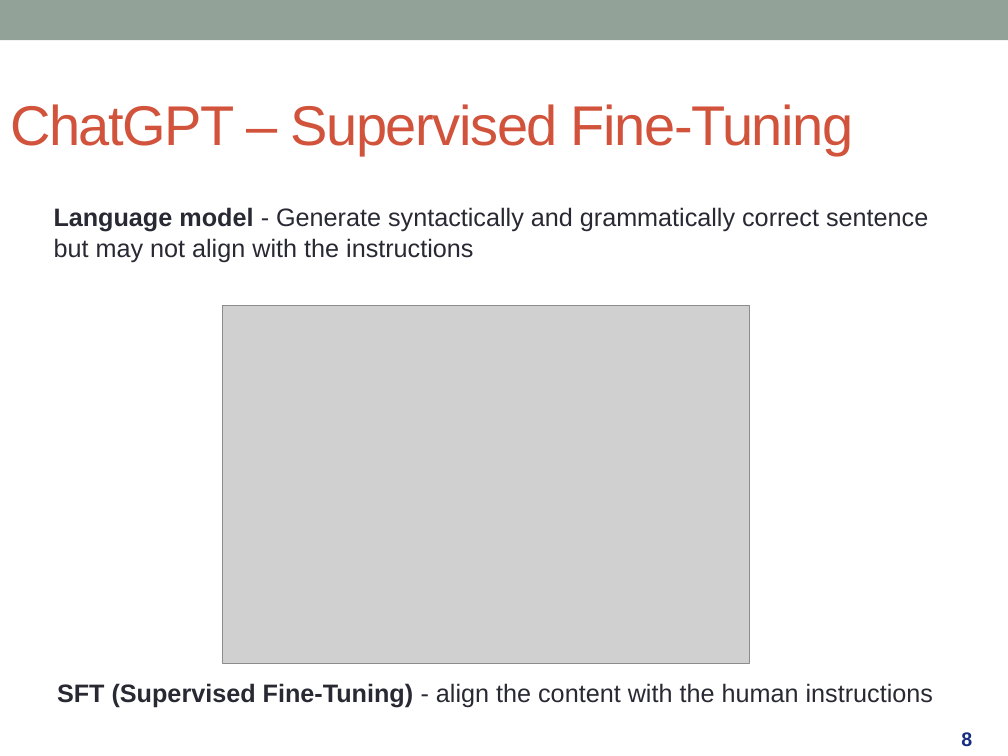
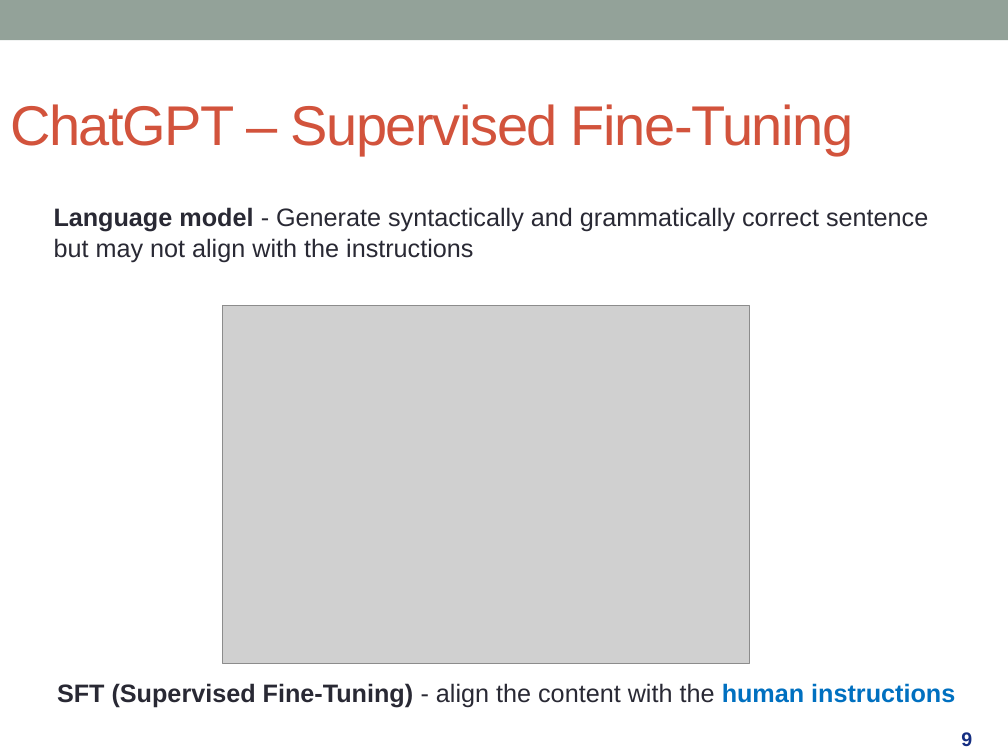
Before and after one commit to kenwkliu/ideas, a slide deck: slide 9 of slides/GenAI.pptx (slide 8 before the commit). Drawn at 1008x756 pixels with LibreOffice and Linux fonts; fonts in the diff are those of the drawing; grey boxes stand for pictures. Boxes give left, top, right and bottom in pixels: in the first picture for what was removed or moved away, otherwise in the second. Text is boxed around its words. In the diff, an @@ line names an element or a change of style, - is before the commit and + after.

```diff
--- a/slides/GenAI.pptx
+++ b/slides/GenAI.pptx
@@ text "SFT (Supervised Fine-Tuning) - align ..." at (57, 683, 955, 707): text colour #292934 to #0070C0, bold on in "human instructions" @@
@@ page number at (961, 732, 972, 746): text changed @@
-8
+9
```
Also in this commit, not shown: 5 other slides changed, 4 slides added, 1 slide removed.
